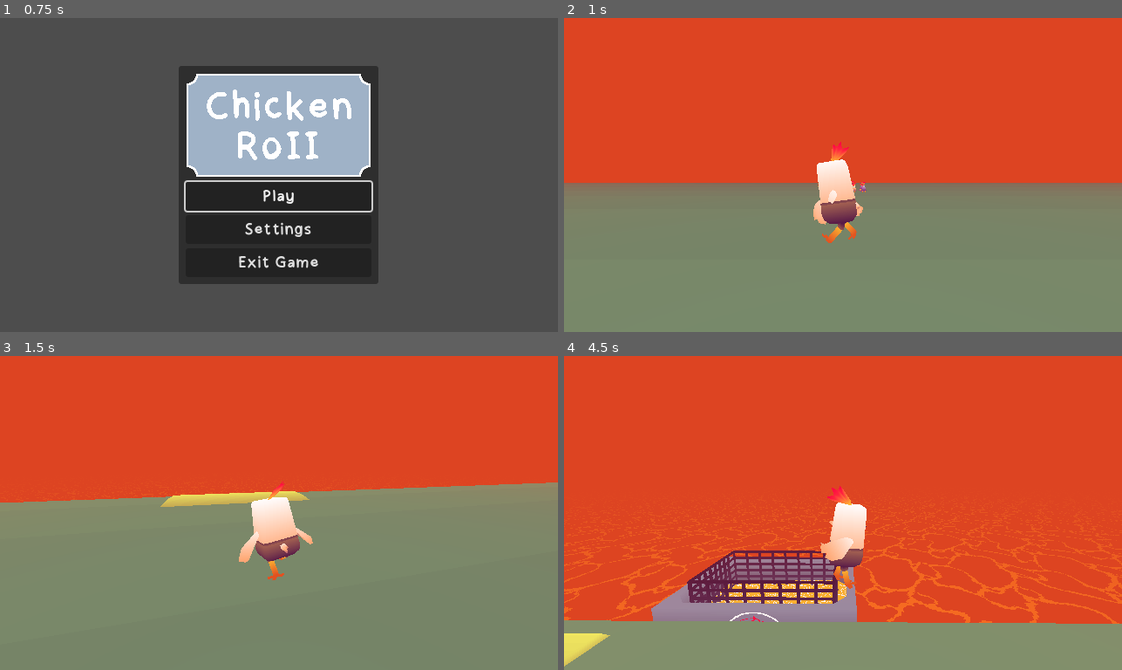
Above: before the commit, frames 1-4 (two rows, left to right).
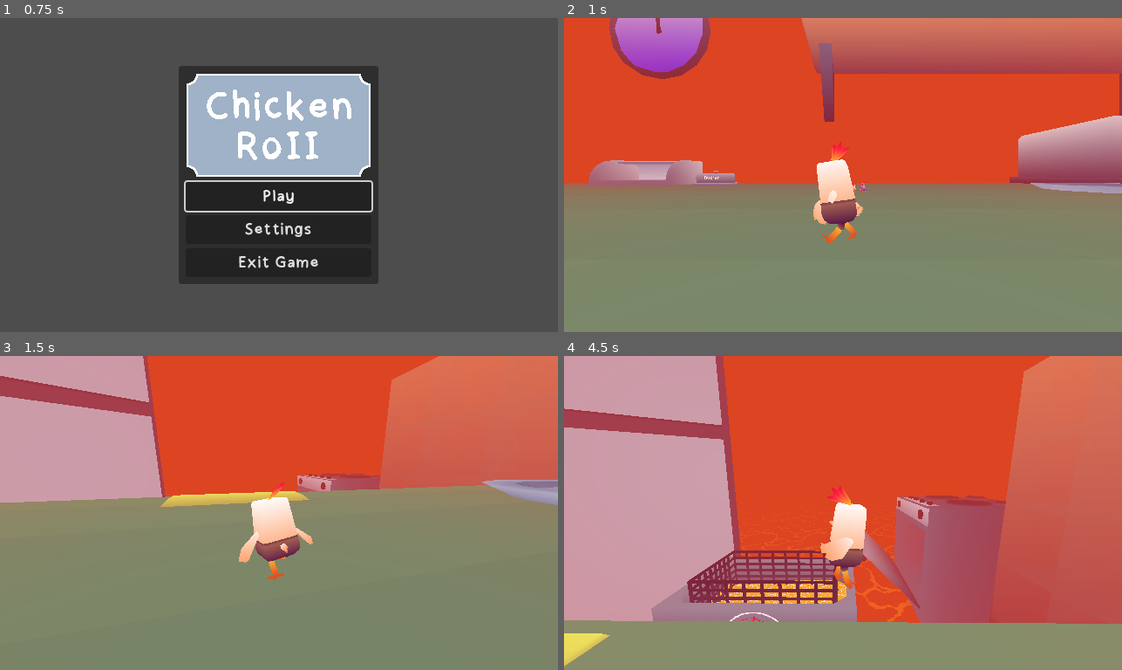
Above: after the commit, the same moments.

Repository: Cucumber-Maki/UoP-2025
Game: Godot game, scene res://scenes/splashScreen/splashScreen.tscn
Same seed, same stepped clock (60 frames per second), same inputs: the game is played once before the commit and once after it.
Inputs (mouse positions are in pixels of both pictures, inside the frame that each line leads up to):
- Up to frame 1 (0.75 s): tap Enter at 0.5 s; move the mouse to (401, 159) at 0.52 s; hold D (player_move_right) from 0.53 s (still down); tap E (player_interact) at 0.6 s
- Up to frame 2 (1 s): keep holding D (player_move_right); tap Space (player_move_jump) at 0.77 s
- Up to frame 3 (1.5 s): move the mouse to (251, 513) at 1.27 s; release D (player_move_right) at 1.28 s; hold W (player_move_forward) from 1.28 s (still down); tap E (player_interact) at 1.35 s
- Up to frame 4 (4.5 s): keep holding W (player_move_forward); tap Space (player_move_jump) at 1.52, 3.02, 3.77 s; move the mouse to (854, 506) at 2.02 s; tap E (player_interact) every 0.75 s from 2.1 to 4.35 s; move the mouse to (837, 519) at 2.77 s; move the mouse to (887, 516) at 3.52 s; move the mouse to (798, 509) at 4.27 s

Frame 1 is identical in both runs. In frame 2, 19% of the frame differs, in the area x 0-100%, y 0-56%; in frame 3, 27%; in frame 4, 51%, in the area x 0-100%, y 0-86%.

Commit message:
feat: Copied blender level layout.

Diff:
--- a/prefabs/level1.tscn
+++ b/prefabs/level1.tscn
@@ -8,6 +8,20 @@
 [ext_resource type="Script" uid="uid://b27olbfhs2ype" path="res://assets/entities/seed/seedManager.gd" id="4_r1f7g"]
 [ext_resource type="PackedScene" uid="uid://xdi604y3e7kt" path="res://prefabs/entities/seed.tscn" id="5_3kluf"]
 [ext_resource type="PackedScene" uid="uid://tepv4ufstxvf" path="res://prefabs/misc/respawn.tscn" id="5_cllcc"]
+[ext_resource type="PackedScene" uid="uid://c3uxeq3gi3h0i" path="res://prefabs/environment/shelf.tscn" id="5_ctcjh"]
+[ext_resource type="PackedScene" uid="uid://dggtdl2dh136o" path="res://prefabs/environment/pizza_box.tscn" id="6_jbhi1"]
+[ext_resource type="PackedScene" uid="uid://c4ilavsu88xne" path="res://prefabs/environment/bread.tscn" id="7_cqysd"]
+[ext_resource type="PackedScene" uid="uid://bt8y28a256kku" path="res://prefabs/environment/pizza_cutter.tscn" id="8_k1so2"]
+[ext_resource type="PackedScene" uid="uid://dj5x5gyfpg6vx" path="res://prefabs/environment/refrigerator.tscn" id="9_spq7v"]
+[ext_resource type="PackedScene" uid="uid://cmffikqxl1l1p" path="res://prefabs/environment/clock.tscn" id="10_erl2u"]
+[ext_resource type="PackedScene" uid="uid://bp6xfre2phrwa" path="res://prefabs/environment/box_shelves.tscn" id="11_0b3ik"]
+[ext_resource type="PackedScene" uid="uid://m5irbtgqq3hv" path="res://prefabs/environment/oven.tscn" id="12_4siyy"]
+[ext_resource type="PackedScene" uid="uid://largywqmk7bs" path="res://prefabs/environment/spatula.tscn" id="13_g1q7u"]
+[ext_resource type="PackedScene" uid="uid://cavnosek8rjf" path="res://prefabs/environment/bread_bin.tscn" id="14_r444d"]
+[ext_resource type="PackedScene" uid="uid://bdfw3pksve03k" path="res://prefabs/environment/butter.tscn" id="15_ltn4d"]
+[ext_resource type="PackedScene" uid="uid://dopea1qvvo3id" path="res://prefabs/environment/plate_big.tscn" id="16_ysal5"]
+[ext_resource type="PackedScene" uid="uid://f4fd4x48iwxt" path="res://prefabs/environment/plate_small.tscn" id="17_xha6b"]
+[ext_resource type="PackedScene" uid="uid://cnc4xx2suavrr" path="res://prefabs/environment/toaster.tscn" id="18_olfdj"]
 
 [sub_resource type="Environment" id="Environment_mh6et"]
 background_mode = 1
@@ -15,7 +29,7 @@
 ambient_light_source = 1
 fog_enabled = true
 fog_light_color = Color(0.866667, 0.266667, 0.133333, 1)
-fog_density = 0.004
+fog_density = 0.008
 
 [sub_resource type="BoxShape3D" id="BoxShape3D_87uf6"]
 size = Vector3(20, 20, 60)
@@ -42,6 +56,57 @@
 
 [node name="Counter" parent="Environment" instance=ExtResource("1_mpcyb")]
 transform = Transform3D(1, 0, 0, 0, 1, 0, 0, 0, 1, 0, -44, 13)
+skeleton = NodePath("../..")
+
+[node name="Shelf" parent="Environment" instance=ExtResource("5_ctcjh")]
+transform = Transform3D(1, 0, 0, 0, 1, 0, 0, 0, 1, -28, 25, 28)
+
+[node name="Pizza Box" parent="Environment" instance=ExtResource("6_jbhi1")]
+transform = Transform3D(0.707107, 0, -0.707107, 0, 1, 0, 0.707107, 0, 0.707107, -53, 0, -9)
+
+[node name="Bread" parent="Environment/Pizza Box" instance=ExtResource("7_cqysd")]
+transform = Transform3D(0.707107, 0, 0.707107, 0, 1, 0, -0.707107, 0, 0.707107, 0, 0.4, -1.41422)
+
+[node name="Pizza Cutter" parent="Environment" instance=ExtResource("8_k1so2")]
+transform = Transform3D(-0.866025, 7.57103e-08, -0.5, -8.74228e-08, -1, 0, -0.5, 4.37114e-08, 0.866025, -48, 0.2, 14)
+
+[node name="Refrigerator" parent="Environment" instance=ExtResource("9_spq7v")]
+transform = Transform3D(-4.37114e-08, 0, -1, 0, 1, 0, 1, 0, -4.37114e-08, -85, -44, -27)
+
+[node name="Refrigerator Door" parent="Environment/Refrigerator" index="1"]
+transform = Transform3D(-0.5, 0, 0.866026, 0, 1, 0, -0.866026, 0, -0.5, -25, 0, -20)
+
+[node name="Clock" parent="Environment" instance=ExtResource("10_erl2u")]
+transform = Transform3D(1, 0, 0, 0, 1, 0, 0, 0, 1, 38, 32, 38)
+
+[node name="Box Shelves" parent="Environment" instance=ExtResource("11_0b3ik")]
+transform = Transform3D(-4.37114e-08, 0, 1, 0, 1, 0, -1, 0, -4.37114e-08, 72, -44, -35)
+
+[node name="Oven" parent="Environment" instance=ExtResource("12_4siyy")]
+transform = Transform3D(-4.37114e-08, 0, 1, 0, 1, 0, -1, 0, -4.37114e-08, 61, -44, -93)
+skeleton = NodePath("../..")
+
+[node name="Oven Door" parent="Environment/Oven" index="1"]
+transform = Transform3D(1, 0, 0, 0, 0.707107, 0.707107, 0, -0.707107, 0.707107, 0, 5, -20)
+skeleton = NodePath("../../..")
+
+[node name="Spatula" parent="Environment" instance=ExtResource("13_g1q7u")]
+transform = Transform3D(0.5, 0, -0.866025, 0, 1, 0, 0.866025, 0, 0.5, 65, -1, -9)
+
+[node name="Bread Bin" parent="Environment" instance=ExtResource("14_r444d")]
+transform = Transform3D(1, 0, 0, 0, 1, 0, 0, 0, 1, 36, 0, 34)
+
+[node name="Butter" parent="Environment" instance=ExtResource("15_ltn4d")]
+transform = Transform3D(1, 0, 0, 0, 1, 0, 0, 0, 1, 23, 0, 32)
+
+[node name="Plate Big" parent="Environment" instance=ExtResource("16_ysal5")]
+transform = Transform3D(1, 0, 0, 0, 1, 0, 0, 0, 1, 31, 0, -2)
+
+[node name="Plate Small" parent="Environment" instance=ExtResource("17_xha6b")]
+transform = Transform3D(1, 0, 0, 0, 1, 0, 0, 0, 1, -31, 0, 18)
+
+[node name="Toaster" parent="Environment" instance=ExtResource("18_olfdj")]
+transform = Transform3D(1, 0, 0, 0, 1, 0, 0, 0, 1, -45, 0, 33)
 skeleton = NodePath("../..")
 
 [node name="Seeds" type="Node" parent="."]
@@ -126,3 +191,5 @@
 shape = SubResource("BoxShape3D_87uf6")
 
 [editable path="Game Logic/Podium"]
+[editable path="Environment/Refrigerator"]
+[editable path="Environment/Oven"]
Not shown: 1 places in prefabs/level1.tscn that only renumber resources
